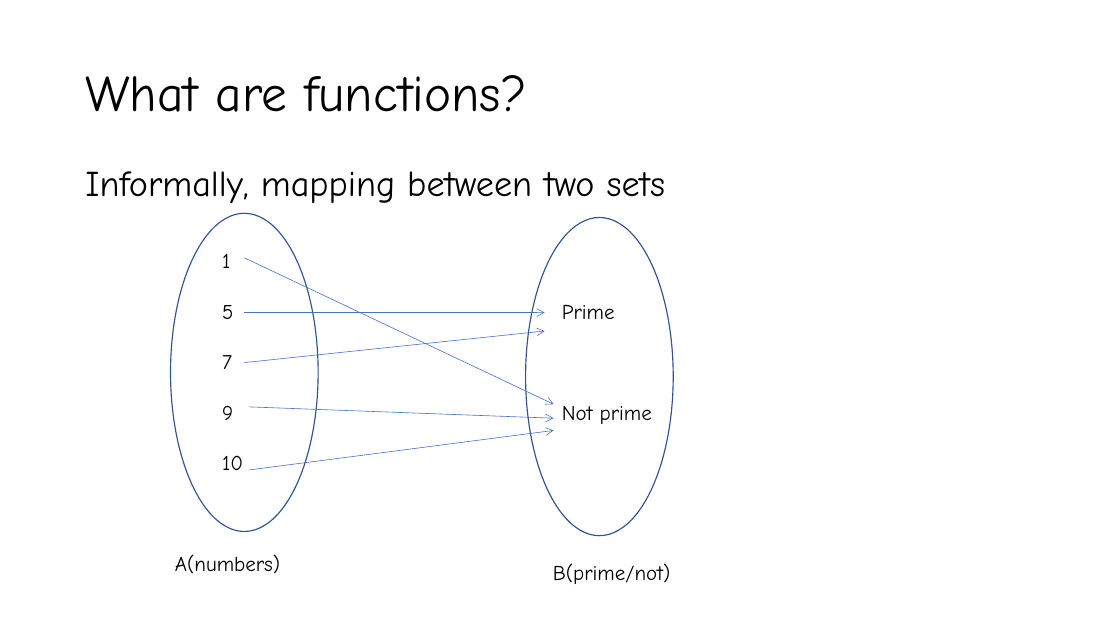
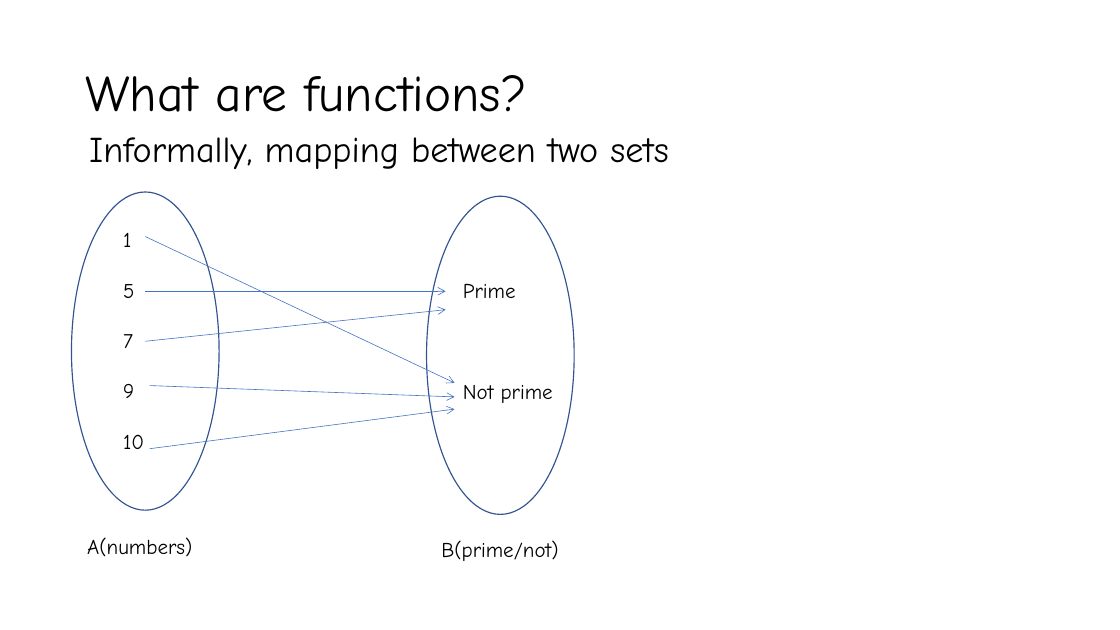
Before and after one commit to YeasirRayhanPrince/yeasirrayhanprince.github.io, a slide deck: slide 2 of cse106/slides/Lecture5.pptx. Drawn at 1120x630 pixels with LibreOffice and Linux fonts; fonts in the diff are those of the drawing. Boxes give left, top, right and bottom in pixels: in the first picture for what was removed or moved away, otherwise in the second. Text is boxed around its words. In the diff, an @@ line names an element or a change of style, - is before the commit and + after.

```diff
--- a/cse106/slides/Lecture5.pptx
+++ b/cse106/slides/Lecture5.pptx
@@ text "Informally, mapping between two sets": place and size @@
-text "Informally, mapping between two sets" at (85,171,665,203)
+text "Informally, mapping between two sets" at (89,137,668,169)
@@ 5 arrows, 2 texts, 2 ellipses: place and size @@
-5 arrows, 2 texts, 2 ellipses at (171,213,674,536)
+5 arrows, 2 texts, 2 ellipses at (71,192,575,515)
@@ text "A(numbers)": place and size @@
-text "A(numbers)" at (175,554,280,574)
+text "A(numbers)" at (87,537,192,557)
@@ text "B(prime/not)": place and size @@
-text "B(prime/not)" at (553,563,670,584)
+text "B(prime/not)" at (441,540,558,561)
```
Also in this commit, not shown: 6 other slides changed, 5 slides added, 1 slide removed, 6 other files.
